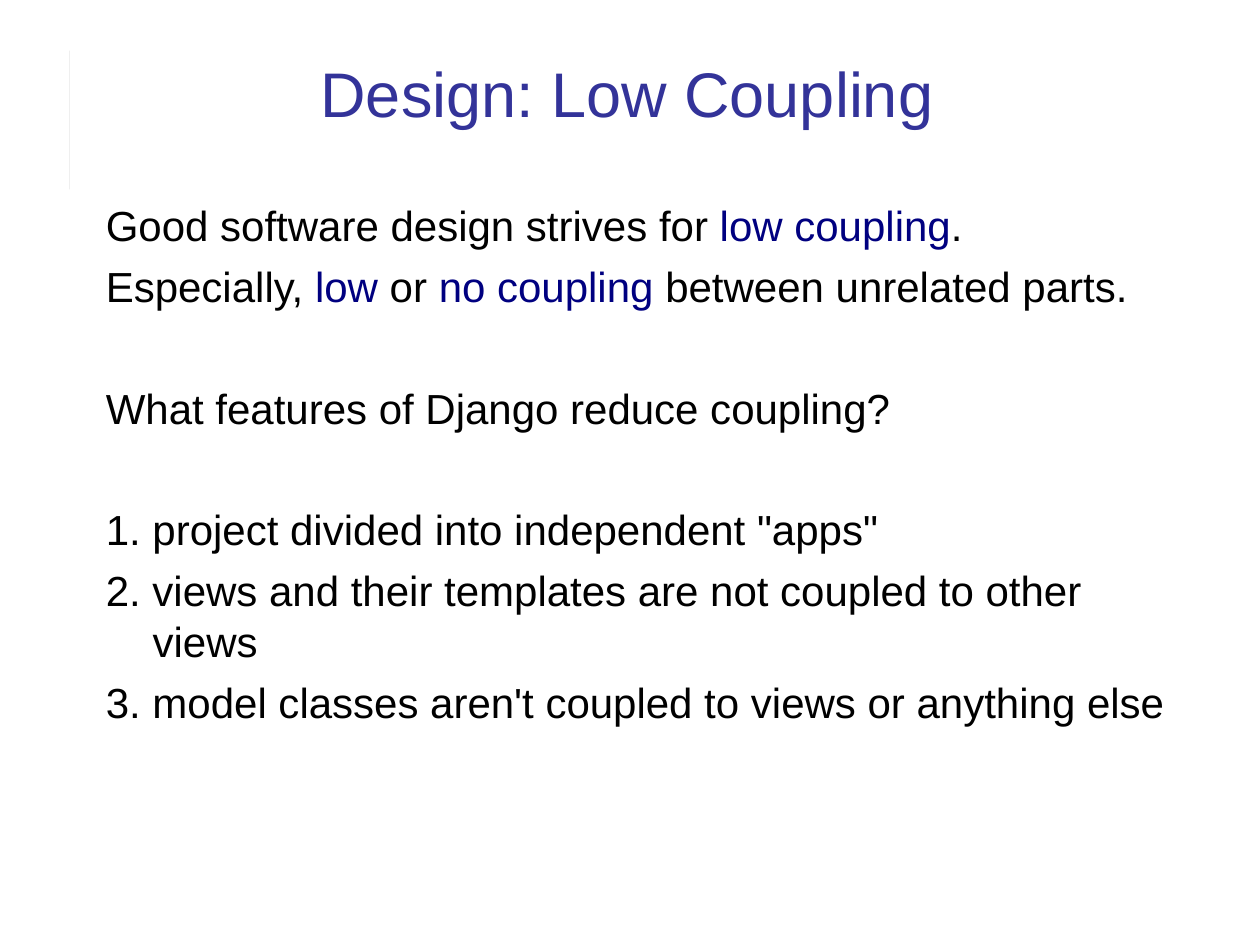
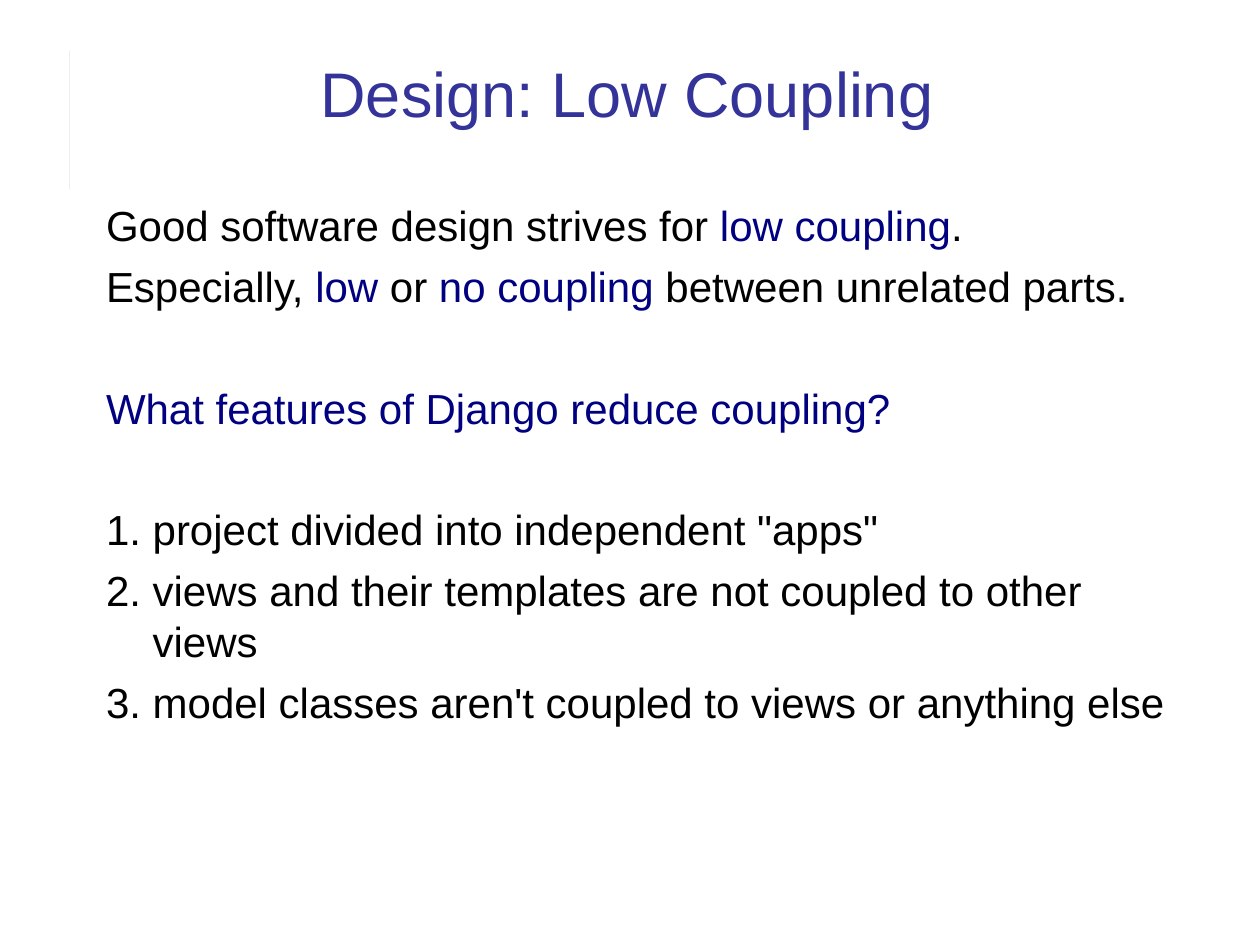
Before and after one commit to cpske/ISP, a slide deck: slide 25 of web/Django-review-1.ppt (slide 24 before the commit). Drawn at 1260x945 pixels with LibreOffice and Linux fonts; fonts in the diff are those of the drawing. Boxes give left, top, right and bottom in pixels: in the first picture for what was removed or moved away, otherwise in the second. Text is boxed around its words. In the diff, an @@ line names an element or a change of style, - is before the commit and + after.

```diff
--- a/web/Django-review-1.ppt
+++ b/web/Django-review-1.ppt
@@ text at (x1=106, y1=393, x2=890, y2=432): text colour #000000 to #000080 in "What features of Django reduce coupling?" @@
```
Also in this commit, not shown: 8 other slides changed, 1 slide added, 7 other files.
